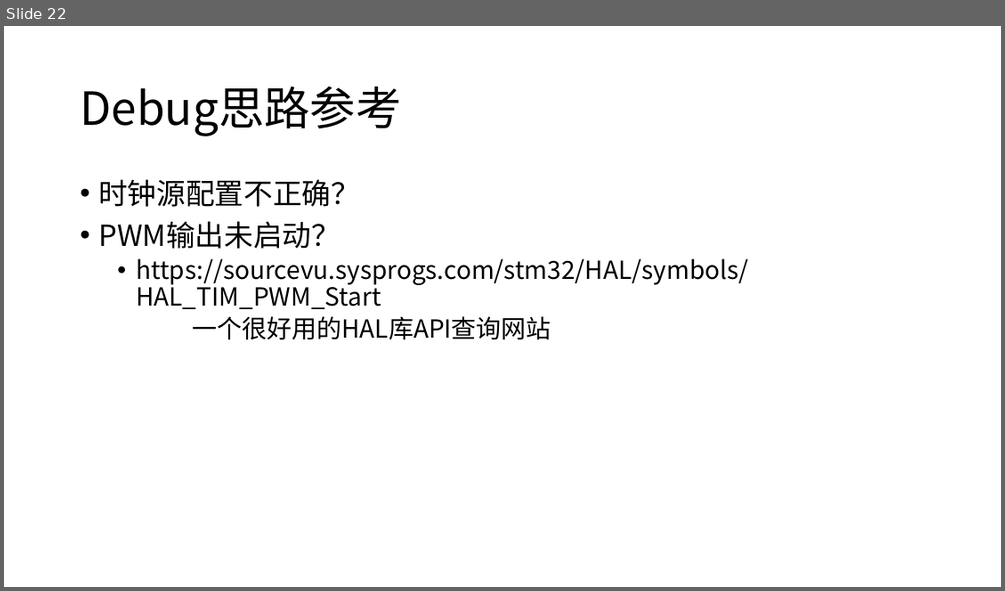
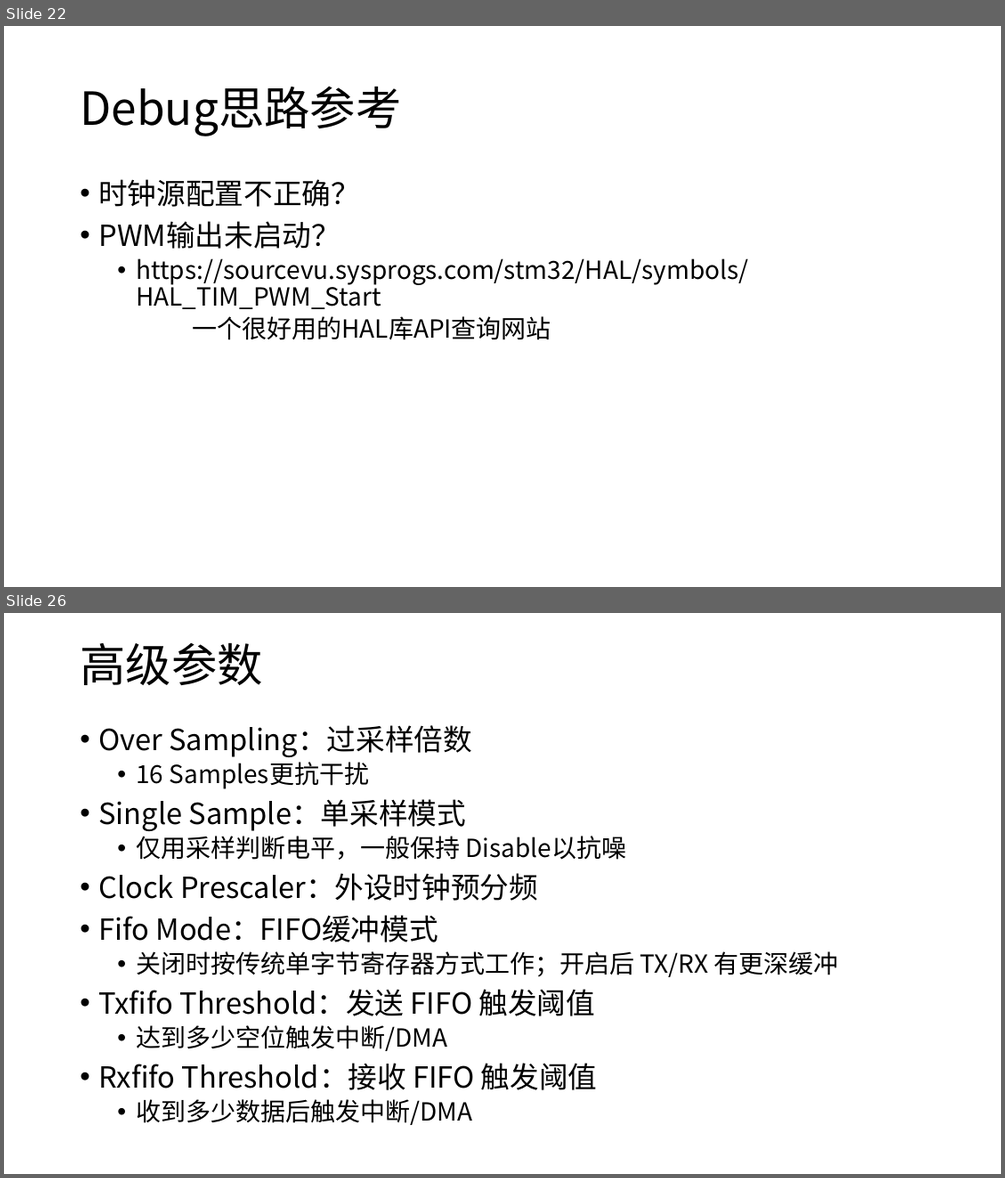
Before and after one commit to JLU-Robomaster-Embedded/embedded_tutorial, a slide deck: 2_STM32基本功能.pptx. Shown one above the other, each under a label of ours: slide 22 before the commit, slides 22 and 26 after it; the slides between them are not shown. The pictures are 1005x591 and 1005x1178 pixels, drawn with LibreOffice and Linux fonts; fonts in the diff are those of the drawing. Boxes give left, top, right and bottom in pixels: in the first picture for what was removed or moved away, otherwise in the second. Text is boxed around its words. In the diff, an @@ line names an element or a change of style, - is before the commit and + after.

```diff
--- a/2_STM32基本功能.pptx
+++ b/2_STM32基本功能.pptx
@@ slide 26 added at (4,613,1001,1174), background #FFFFFF @@
@@ title added at (80,642,262,685), 44 pt, text #000000 @@
+高级参数
@@ text added at (98,725,839,1125), 28 pt, text #000000 @@
+• Over Sampling：过采样倍数
+  • 16 Samples更抗干扰
+• Single Sample：单采样模式
+  • 仅用采样判断电平，一般保持 Disable以抗噪
+• Clock Prescaler：外设时钟预分频
+• Fifo Mode：FIFO缓冲模式
+  • 关闭时按传统单字节寄存器方式工作；开启后 TX/RX 有更深缓冲
+• Txfifo Threshold：发送 FIFO 触发阈值
+  • 达到多少空位触发中断/DMA
+• Rxfifo Threshold：接收 FIFO 触发阈值
+  • 收到多少数据后触发中断/DMA
```
Also in this commit, not shown: 18 other slides added.
